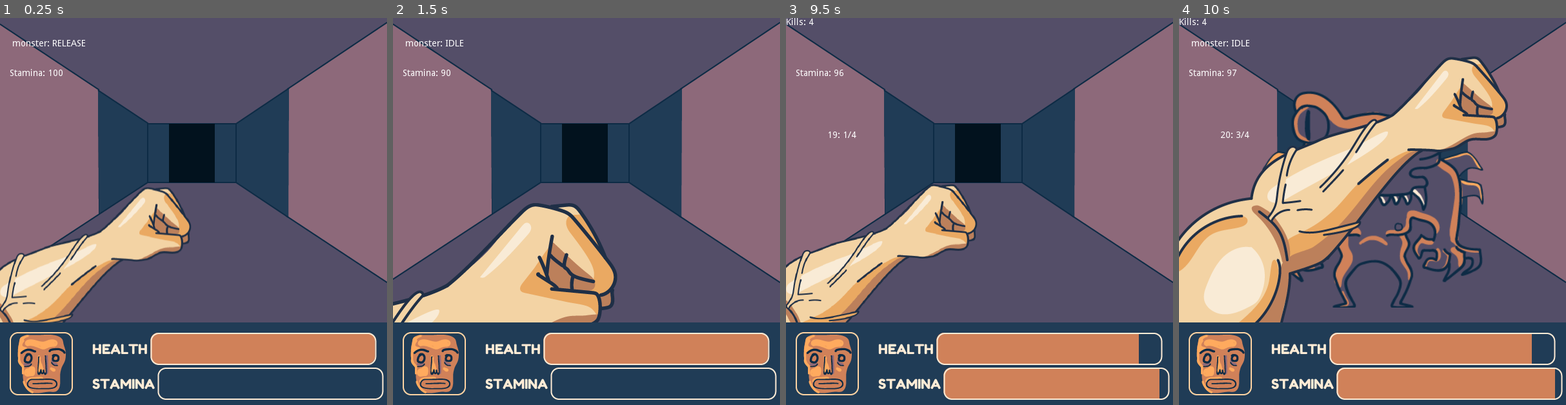
Above: before the commit, frames 1-4 (left to right).
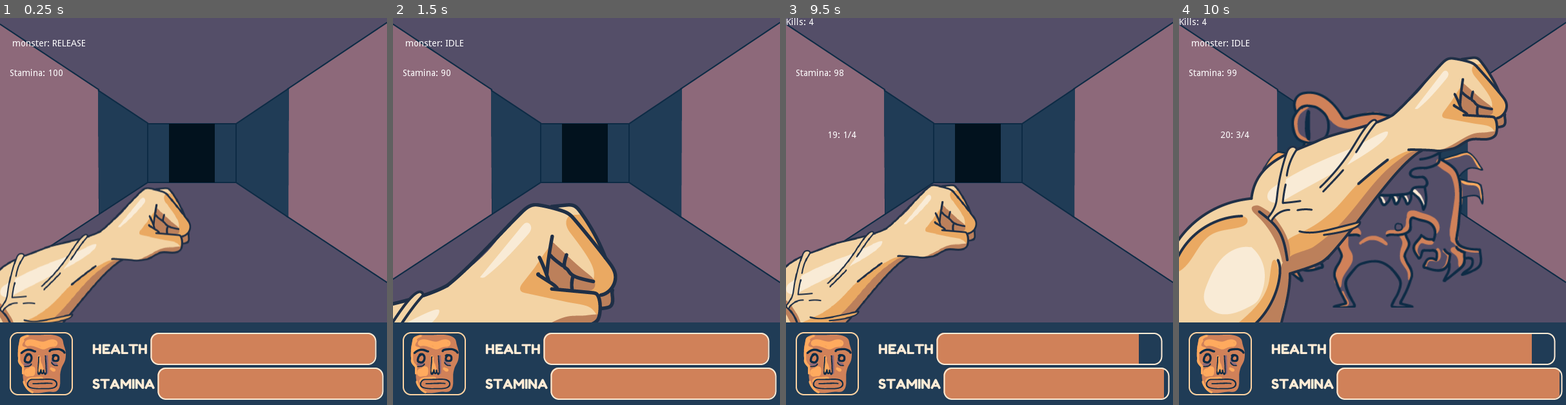
Above: after the commit, the same moments.

Repository: blackmambastudio/mocho
Game: Godot game, scene res://Game.tscn
Same seed, same stepped clock (60 frames per second), same inputs: the game is played once before the commit and once after it.
Inputs (mouse positions are in pixels of both pictures, inside the frame that each line leads up to):
- Up to frame 1 (0.25 s): no input
- Up to frame 2 (1.5 s): hold Right (ui_right) 0.53-1.28 s; tap D (block) at 0.6 s; click (586, 211) at 0.67 s; tap K (hit) at 0.8, 1.35 s; tap Enter at 1.25 s; move the mouse to (509, 230) at 1.27 s; click (509, 230) at 1.42 s
- Up to frame 3 (9.5 s): tap D (block) at 1.55, 2.1, 3.05, 3.6, 4.55, 5.1, 6.05, 6.6, 7.55, 8.1, 9.05 s; move the mouse to (1018, 126) at 2.02 s; hold Right (ui_right) 2.03-3.53 s; click (1018, 126) at 2.17 s; tap K (hit) at 2.3, 2.85, 3.8, 4.35, 5.3, 5.85, 6.8, 7.35, 8.3, 8.85 s; tap Space at 2.75 s; move the mouse to (960, 288) at 2.77 s; click (960, 288) at 2.92 s; move the mouse to (1095, 269) at 3.52 s; click (1095, 269) at 3.67 s; move the mouse to (863, 153) at 4.27 s; click (863, 153) at 4.42 s; move the mouse to (998, 211) at 5.02 s; click (998, 211) at 5.17 s; move the mouse to (921, 114) at 5.77 s; hold Right (ui_right) 5.78-8.03 s; click (921, 114) at 5.92 s; move the mouse to (1064, 192) at 6.52 s; click (1064, 192) at 6.67 s; move the mouse to (902, 230) at 7.27 s; click (902, 230) at 7.42 s; move the mouse to (1018, 126) at 8.02 s; click (1018, 126) at 8.17 s; move the mouse to (960, 288) at 8.77 s; click (960, 288) at 8.92 s
- Up to frame 4 (10 s): move the mouse to (1488, 269) at 9.52 s; hold Right (ui_right) from 9.53 s (still down); tap D (block) at 9.6 s; click (1488, 269) at 9.67 s; tap K (hit) at 9.8 s

The runs differ from the first frame. In frame 1, 4.4% of the frame differs, in the area x 40-99%, y 90-99%; in frame 2, 4.4%; in frame 3, 0.1%; in frame 4, 0.1%.

Commit message:
adjust stamina stats

Diff:
--- a/GUI.tscn
+++ b/GUI.tscn
@@ -61,6 +61,7 @@
 margin_left = 90.0
 margin_right = 441.0
 margin_bottom = 50.0
+value = 100.0
 texture_over = ExtResource( 4 )
 texture_progress = ExtResource( 5 )
 
@@ -81,5 +82,6 @@
 margin_left = 101.0
 margin_right = 452.0
 margin_bottom = 50.0
+value = 100.0
 texture_over = ExtResource( 4 )
 texture_progress = ExtResource( 5 )
--- a/Game.gd
+++ b/Game.gd
@@ -35,7 +35,7 @@
 func kill_monster():
 	if !current_monster: return
 	yield(current_monster.get_damage(100000), "completed")
-	$Mocho.add_stamina(10)
+	$Mocho.recover_stamina_by_kill()
 #	current_monster.get_damage(100000)
 	if current_monster.hp < 0:
 		var Death = alien_death.instance()
@@ -94,9 +94,8 @@
 func on_monster_updated(status):
 	if status == STATUS.HIT:
 		var damage = current_monster.damage
-		if $Mocho.stamina < 10:
-			damage *= 2
-		$Mocho.get_damage(current_monster.damage)
+		damage = $Mocho.update_applied_damage(damage)
+		$Mocho.get_damage(damage)
 		# Update the GUI
 		$UI.update_health($Mocho.hp)
 
@@ -107,5 +106,5 @@
 	if tick % 4 == 0:
 		$Tempo.text = str(beat) + ': '+str(tick/4 + 1) + '/4'
 	if tick == 0:
-		$Mocho.add_stamina(1)
+		$Mocho.recover_stamina()
 		$UI.update_stamina($Mocho.stamina)
--- a/Mocho.gd
+++ b/Mocho.gd
@@ -5,11 +5,20 @@
 var AM
 var stamina = 100
 
+var stm_cost_hit = -10
+var stm_cost_block = -8
+var stm_recover_hit = 12
+var stm_recover_base = 1
+var stm_recover_parry = 40
+var stm_min_to_hit = 10
+var stm_limit_bad_blocking = 15
+var stm_damage_bad_blocking_factor = 2
+
 func _ready():
 	AM = get_node("../AudioManager")
 
 func hit():
-	if stamina < 10: return
+	if stamina < stm_min_to_hit: return
 	.hit()
 
 func add_stamina(value):
@@ -22,10 +31,21 @@
 
 	$Stamina.text = 'Stamina: '+str(self.stamina)
 
+func recover_stamina():
+	self.add_stamina(stm_recover_base)
+
+func recover_stamina_by_kill():
+	self.add_stamina(stm_recover_hit)
+
+func update_applied_damage(damage):
+	if self.stamina < stm_limit_bad_blocking:
+		return damage*stm_damage_bad_blocking_factor
+	return damage
+
 func set_status(status):
 	match status:
 		STATUS.CANCEL:
-			self.add_stamina(10)
+			self.add_stamina(-stm_cost_hit)
 			$ColorRect.self_modulate.a = 0
 			$Sprite.set_frame(0)
 			$AnimationPlayer.play("Idle")
@@ -34,10 +54,10 @@
 			$Sprite.set_frame(0)
 			$AnimationPlayer.play("Idle")
 		STATUS.PARRY:
-			self.add_stamina(50)
+			self.add_stamina(stm_recover_parry)
 			$AnimationPlayer.play("ParryHit", -1, 1.3)
 		STATUS.TO_HIT:
-			self.add_stamina(-10)
+			self.add_stamina(stm_cost_hit)
 			$Sprite.set_frame(3)
 		STATUS.HIT:
 			$Sprite.set_frame(4)
@@ -66,7 +86,7 @@
 			add_child(Blood)
 			Blood.set_emitting(true)
 			$AnimationPlayer.play("BlockHit", -1, 1.3)
-			self.add_stamina(-5)
+			self.add_stamina(stm_cost_block)
 
 #warning-ignore:unused_argument
 func _process(delta):
--- a/Mocho.tscn
+++ b/Mocho.tscn
@@ -132,7 +132,7 @@
 "values": [ Color( 1, 1, 1, 0 ), Color( 1, 1, 1, 1 ), Color( 1, 1, 1, 0 ) ]
 }
 
-[node name="Mocho" index="0" instance=ExtResource( 1 )]
+[node name="Mocho" instance=ExtResource( 1 )]
 margin_left = 0.0
 margin_top = 0.0
 margin_right = 600.0
--- a/Monster.tscn
+++ b/Monster.tscn
@@ -53,7 +53,7 @@
 "values": [ Vector2( 300, 230 ), Vector2( 300, -122 ) ]
 }
 
-[node name="Monster" index="0" instance=ExtResource( 1 )]
+[node name="Monster" instance=ExtResource( 1 )]
 anchor_right = 1.0
 anchor_bottom = 1.0
 margin_left = 0.0
